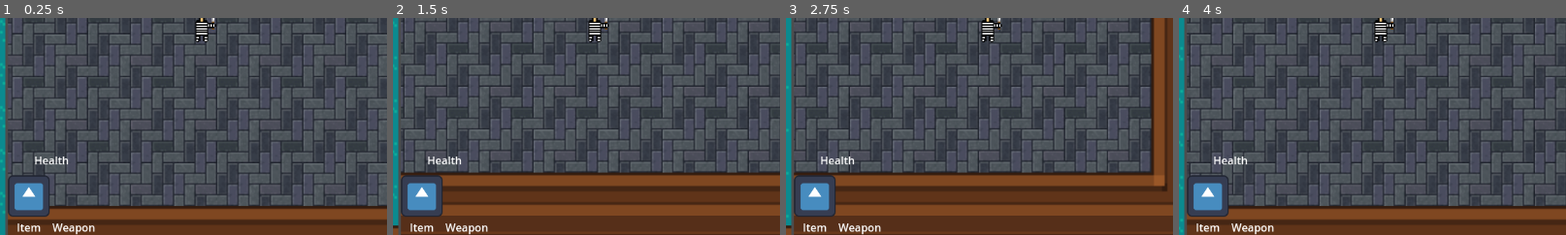
Above: before the commit, frames 1-4 (left to right).
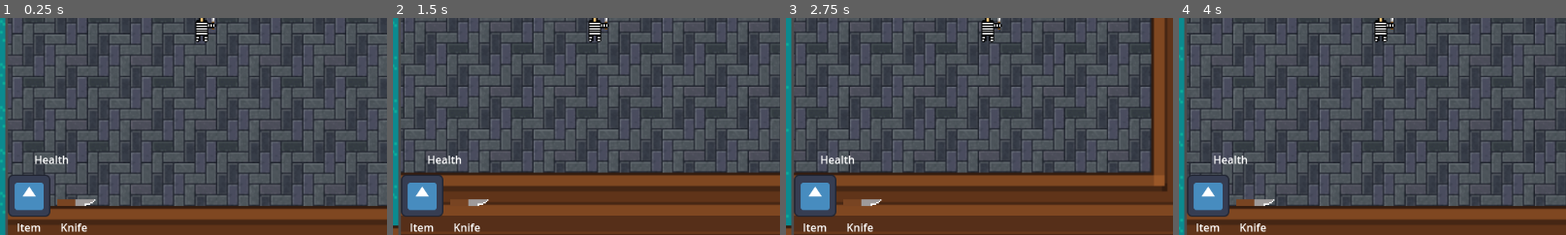
Above: after the commit, the same moments.

Repository: Quillen09/Burgle-Buddies
Game: Godot game, scene res://Scenes/camera control.tscn
The game is run twice, just before and just after one commit, with the same random seed, the same clock (stepped at 60 frames per second) and the same inputs. The engine's default icon, where the game draws it, is replaced by a stand-in: a white triangle on a blue panel in a dark square.
Inputs:
- Up to frame 1 (0.25 s): no input
- Up to frame 2 (1.5 s): tap Enter at 0.5 s; hold Right (burg_right) 0.53-1.28 s; hold E (interact) 0.53-1.28 s; tap Space at 1.25 s; hold Down (burg_down) from 1.28 s (still down); tap E (interact) at 1.35 s
- Up to frame 3 (2.75 s): tap Enter at 2 s; release Down (burg_down) at 2.03 s; hold Right (burg_right) from 2.03 s (still down); hold E (interact) from 2.03 s (still down)
- Up to frame 4 (4 s): tap Space at 2.75 s; release Right (burg_right) at 2.78 s; release E (interact) at 2.78 s; hold Up (burg_up) 2.78-3.53 s; tap E (interact) at 2.85 s; tap Enter at 3.5 s; hold Left (burg_left) from 3.53 s (still down); hold E (interact) from 3.53 s (still down)
The pictures show only the part of the screen within x 49-99%, y 50-100%; the shares and areas given below are measured in that part.

The runs differ from the first frame. In frame 1, 0.9% of the frame differs, in the area x 3-25%, y 63-100%; in frame 2, 0.8%; in frame 3, 0.8%; in frame 4, 0.9%.

Commit message:
Update Burglar UI to have knife at start

Diff:
--- a/BurgleBuddies/Scenes/camera control.tscn
+++ b/BurgleBuddies/Scenes/camera control.tscn
@@ -39,4 +39,4 @@
 
 [node name="Camera2D" type="Camera2D" parent="HBoxContainer/SubViewportContainer2/SubViewport"]
 
-[node name="BurlgarHud" parent="HBoxContainer/SubViewportContainer2/SubViewport" instance=ExtResource("3_r34hy")]
+[node name="BurglarHud" parent="HBoxContainer/SubViewportContainer2/SubViewport" instance=ExtResource("3_r34hy")]
--- a/BurgleBuddies/Scripts/camera_control.gd
+++ b/BurgleBuddies/Scripts/camera_control.gd
@@ -2,6 +2,8 @@
 
 @onready var items = []
 @onready var resident_hud: CanvasLayer = $HBoxContainer/SubViewportContainer/SubViewport/ResidentHud
+@onready var burglar_hud: CanvasLayer = $HBoxContainer/SubViewportContainer2/SubViewport/BurglarHud
+
 
 @onready var players := {
 	"1": {
@@ -25,14 +27,19 @@
 		remote_transform.remote_path = node.camera.get_path()
 		node.player.add_child(remote_transform)
 
+	var burgWeaponIcon = burglar_hud.find_child("Weapon")
+	var burgWeaponName = burglar_hud.find_child("WeaponName")
+	burgWeaponIcon.texture = load("res://Assets/1740679987064.png")
+	burgWeaponName.text = "Knife"
+
 
 func get_Weapon():
 	#append item to array
 	items.append("knife")
 	#update UI
-	var weaponIcon = resident_hud.find_child("Weapon")
-	var weaponName = resident_hud.find_child("WeaponName")
-	weaponIcon.texture = load("res://Assets/1740679987064.png")
-	weaponName.text = "Knife"
+	var resWeaponIcon = resident_hud.find_child("Weapon")
+	var resWeaponName = resident_hud.find_child("WeaponName")
+	resWeaponIcon.texture = load("res://Assets/1740679987064.png")
+	resWeaponName.text = "Knife"
 	#hud_control.onItemPickUp
 	print(items)
